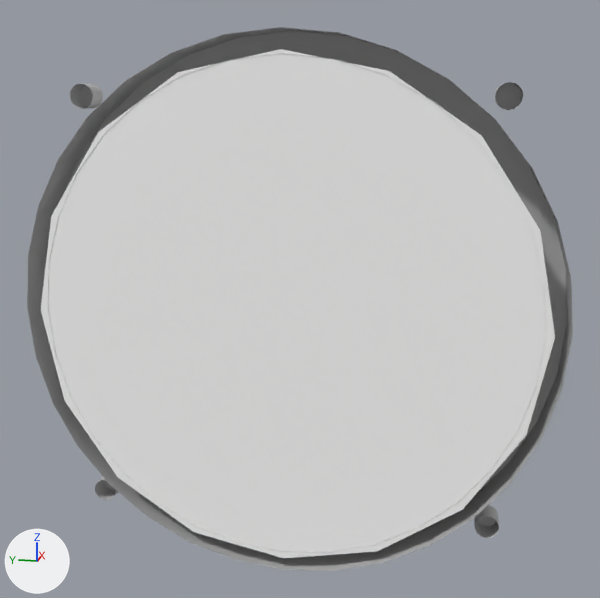
One commit to the Blender file dev/tach.blend: the scene before it, then after it.
The view is the same before and after, from a 50 mm lens placed at (-0.285, -0.2152, -0.4281), pointed at (-0.1679, -0.1918, -0.4574). The axes (+X, +Y, +Z) are drawn at lower left. The lights are the same throughout.

The first picture shows 'Face', 'bezeloutside', 'screw_1', 'screw_2', 'screw_3', 'screw_4'.
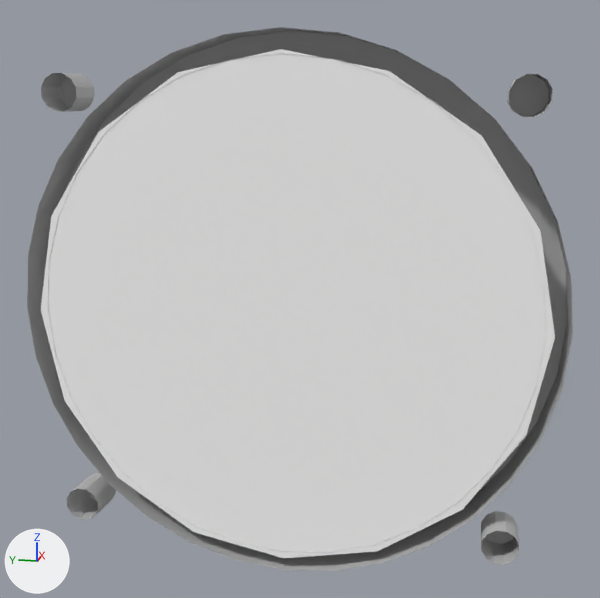
What differs and where, as boxes (x1, y1, x2, y2) in the pictures (600 x 598 px):
'screws', added: after (41, 73, 553, 565)
'screw_2', deleted: before (70, 83, 103, 109)
'screw_4', deleted: before (474, 505, 499, 538)
'screw_1', deleted: before (495, 82, 523, 110)
'screw_3', deleted: before (95, 477, 118, 500)

Patch to the scene script:
```diff
--- a/dev/tach.blend.py
+++ b/dev/tach.blend.py
@@ mat_blackmetal_001 @@
+mat_blackmetal_001 = diffuse_material('blackmetal.001')
+mat_blackmetal_001.base_color = (0.5, 0.5, 0.5)  # grey #bcbcbc
@@ me_cylinder_004 @@
+me_cylinder_004.from_pydata(...)  # 100 vertices, 96 faces; spans x -0.0008..0.0051, y -0.0345..0.0349, z -0.0356..0.035
+me_cylinder_004.polygons.foreach_set('use_smooth', [True] * 96)
+me_cylinder_004.materials.append(mat_blackmetal_001)  # grey #bcbcbc
@@ ob_screw_4 @@
-ob_screw_4 = bpy.data.objects.new('screw_4', me_cylinder)
-ob_screw_4.location = (-0.1719, -0.19, -0.4601)
-ob_screw_4.rotation_euler = (1.571, 0.0, 0.0)  # degrees (90, 0, 0)
-ob_screw_4.show_transparent = True
@@ ob_screw_3 @@
-ob_screw_3 = bpy.data.objects.new('screw_3', me_cylinder_001)
-ob_screw_3.location = (-0.1719, -0.19, -0.4601)
-ob_screw_3.rotation_euler = (1.571, 0.0, 0.0)  # degrees (90, 0, 0)
-ob_screw_3.show_transparent = True
@@ ob_screw_2 @@
-ob_screw_2 = bpy.data.objects.new('screw_2', me_cylinder_002)
-ob_screw_2.location = (-0.1719, -0.19, -0.4601)
-ob_screw_2.rotation_euler = (1.571, 0.0, 0.0)  # degrees (90, 0, 0)
-ob_screw_2.show_transparent = True
@@ ob_screw_1 @@
-ob_screw_1 = bpy.data.objects.new('screw_1', me_cylinder_003)
-ob_screw_1.location = (-0.1719, -0.19, -0.4601)
-ob_screw_1.rotation_euler = (1.571, 0.0, 0.0)  # degrees (90, 0, 0)
-ob_screw_1.show_transparent = True
@@ ob_screws @@
+ob_screws = bpy.data.objects.new('screws', me_cylinder_004)
+ob_screws.location = (-0.1719, -0.1902, -0.46)
+ob_screws.rotation_euler = (1.571, 0.0, 0.0)  # degrees (90, 0, 0)
+ob_screws.show_transparent = True
```
